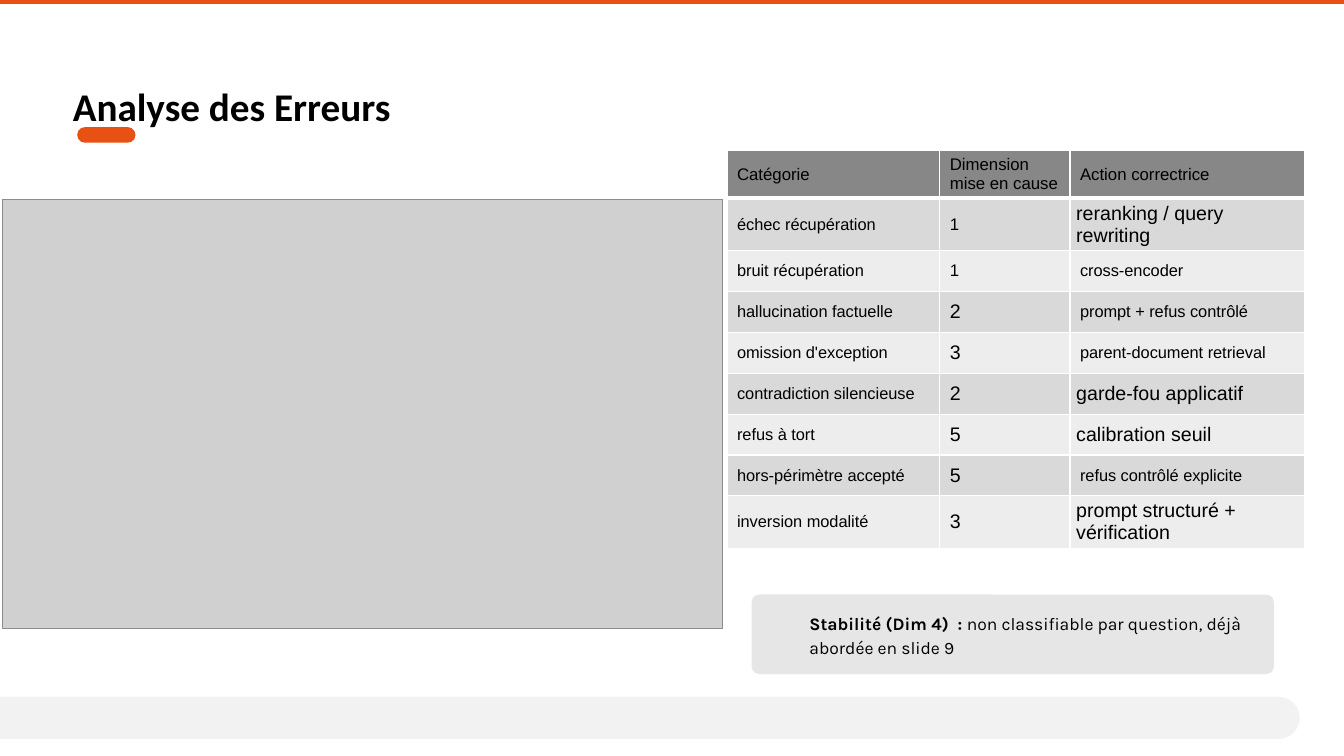
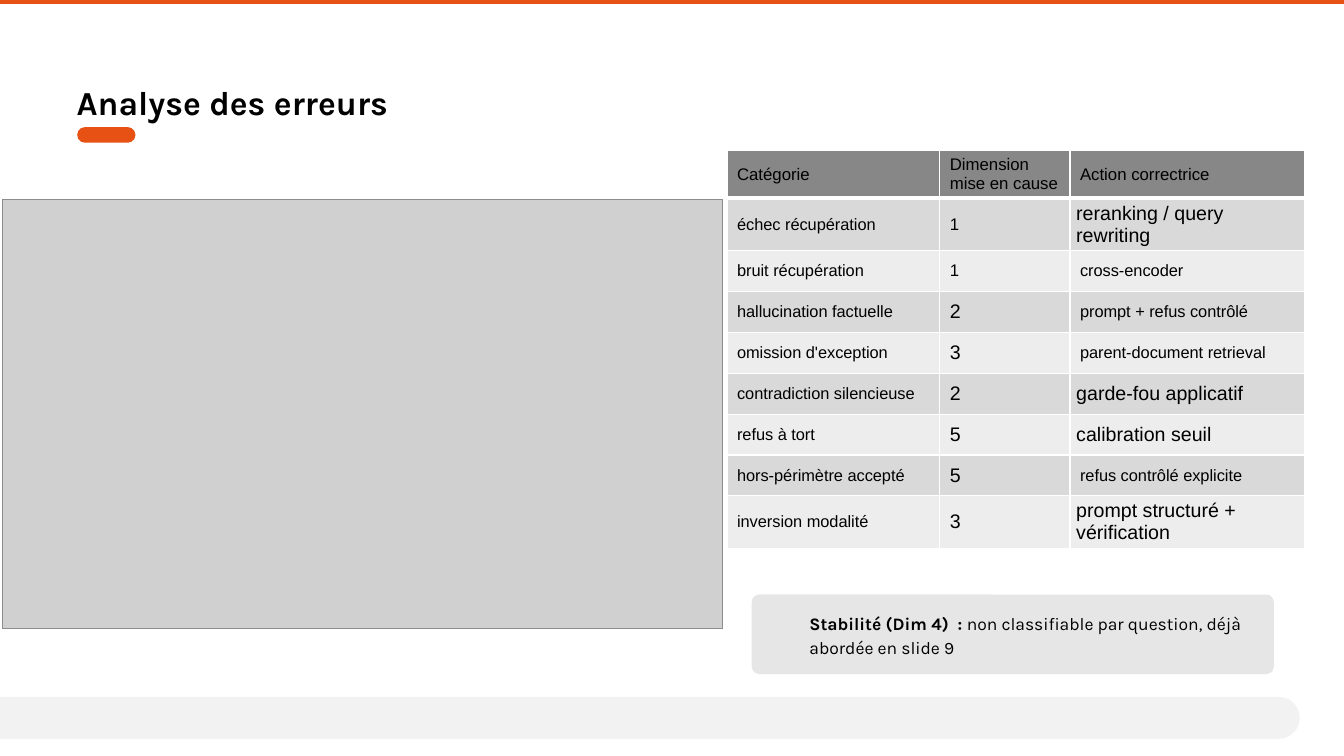
Before and after one commit to AurelienLELEU/memoire, a slide deck: slide 12 of Évaluer la cohérence et la fiabilité d'un système RAG en contexte industriel critique.pptx. Drawn at 1344x756 pixels with LibreOffice and Linux fonts; fonts in the diff are those of the drawing; grey boxes stand for pictures; background and template pictures are left out. Boxes give left, top, right and bottom in pixels: in the first picture for what was removed or moved away, otherwise in the second. Text is boxed around its words. In the diff, an @@ line names an element or a change of style, - is before the commit and + after.

```diff
--- a/Évaluer la cohérence et la fiabilité d'un système RAG en contexte industriel critique.pptx
+++ b/Évaluer la cohérence et la fiabilité d'un système RAG en contexte industriel critique.pptx
@@ text at box(77, 92, 388, 124): text changed; size 28 to 24 pt; font Calibri to Karla @@
-Analyse des Erreurs
+Analyse des erreurs
```
Also in this commit, not shown: 12 other slides changed.
